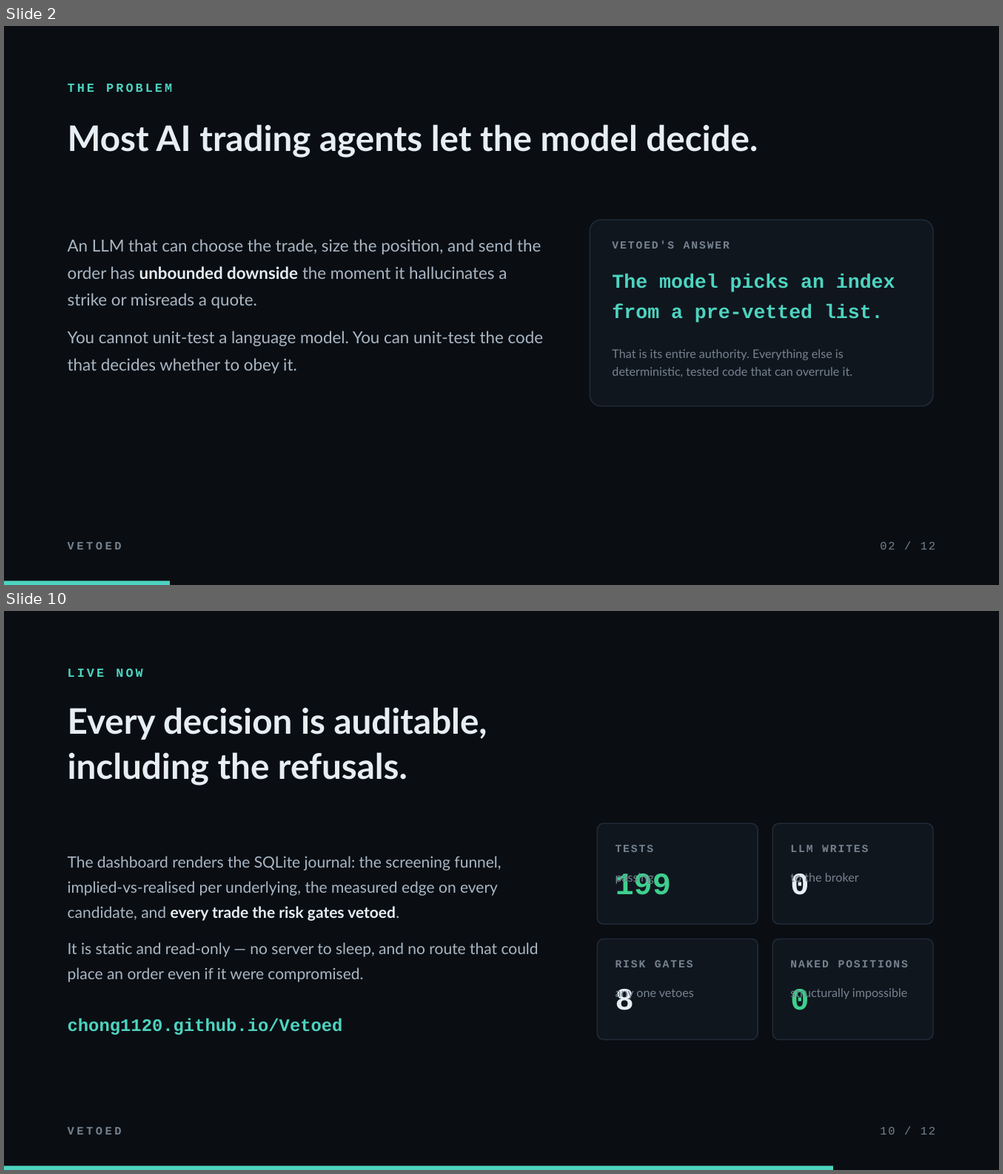
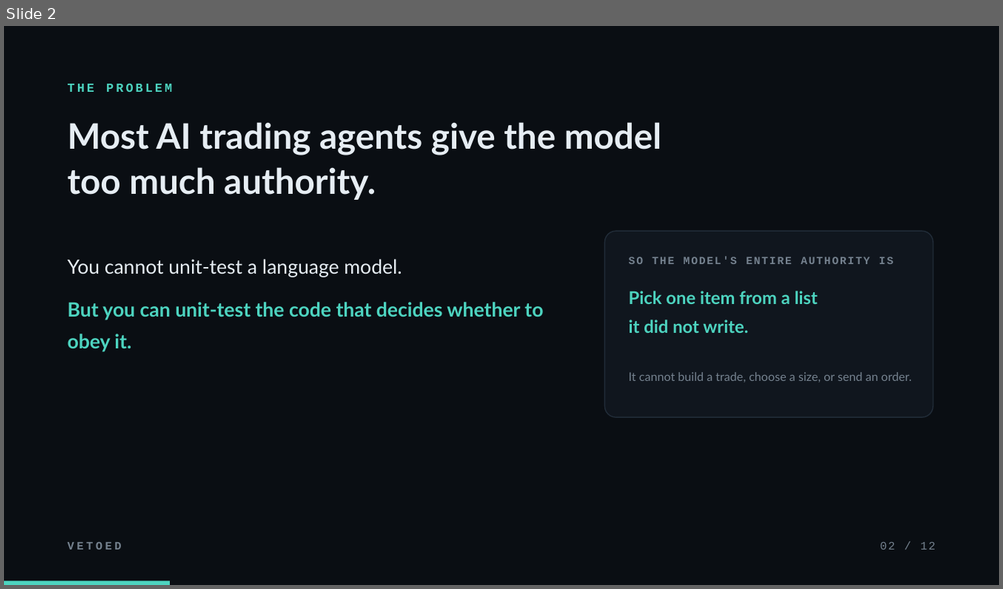
Before and after one commit to Chong1120/Vetoed, a slide deck: Vetoed-deck.pptx. Shown one above the other, each under a label of ours: slides 2 and 10 before the commit, slide 2 after it; the slides between them are not shown. The pictures are 1003x1174 and 1003x589 pixels, drawn with LibreOffice and Linux fonts; fonts in the diff are those of the drawing. Boxes give left, top, right and bottom in pixels: in the first picture for what was removed or moved away, otherwise in the second. Text is boxed around its words. In the diff, an @@ line names an element or a change of style, - is before the commit and + after.

```diff
--- a/Vetoed-deck.pptx
+++ b/Vetoed-deck.pptx
@@ slide 10 removed at <box>4,611,999,1170</box>, background #0A0E13 @@
@@ text removed at <box>68,668,142,677</box> @@
-LIVE NOW
@@ text removed at <box>68,707,487,786</box> @@
-Every decision is auditable,
-including the refusals.
@@ rounded rectangle removed at <box>597,823,757,924</box> @@
@@ rounded rectangle removed at <box>772,823,933,924</box> @@
@@ text removed at <box>615,845,654,852</box> @@
-TESTS
@@ text removed at <box>790,845,868,852</box> @@
-LLM WRITES
@@ text removed at <box>68,856,538,982</box> @@
-The dashboard renders the SQLite journal: the screening funnel, implied-vs-realised per underlying, the measured edge on every candidate, and every trade the risk gates vetoed.
-It is static and read-only — no server to sleep, and no route that could place an order even if it were compromised.
@@ text removed at <box>615,873,671,895</box> @@
-199
@@ text removed at <box>615,873,654,885</box> @@
-passing
@@ text removed at <box>790,874,808,895</box> @@
-0
@@ text removed at <box>790,871,859,885</box> @@
-to the broker
@@ rounded rectangle removed at <box>597,940,757,1040</box> @@
@@ rounded rectangle removed at <box>772,940,933,1040</box> @@
@@ text removed at <box>615,960,693,968</box> @@
-RISK GATES
@@ text removed at <box>790,960,908,968</box> @@
-NAKED POSITIONS
@@ text removed at <box>615,987,694,1000</box> @@
-any one vetoes
@@ text removed at <box>615,989,634,1011</box> @@
-8
@@ text removed at <box>790,989,808,1011</box> @@
-0
@@ text removed at <box>790,988,907,1000</box> @@
-structurally impossible
@@ text removed at <box>68,1018,343,1035</box> @@
-chong1120.github.io/Vetoed
@@ text removed at <box>68,1128,122,1135</box> @@
-VETOED
@@ text removed at <box>879,1128,935,1135</box> @@
-10 / 12
@@ rectangle removed at <box>4,1167,833,1170</box> @@
@@ slide 2 changed as well @@
@@ text at <box>68,122,661,200</box>: text changed @@
-Most AI trading agents let the model decide.
+Most AI trading agents give the model
+too much authority.
@@ rounded rectangle: place and size @@
-rounded rectangle at <box>589,220,933,406</box>
+rounded rectangle at <box>605,231,933,417</box>
@@ text at <box>68,259,543,352</box>: text changed; size 16 to 19 pt; text colour #A9B6C3 to #4DD4C0; bold on @@
-An LLM that can choose the trade, size the position, and send the order has unbounded downside the moment it hallucinates a strike or misreads a quote.
-You cannot unit-test a language model. You can unit-test the code that decides whether to obey it.
+You cannot unit-test a language model.
+But you can unit-test the code that decides whether to obey it.
@@ text at <box>629,256,893,264</box>: text changed @@
-VETOED'S ANSWER
+SO THE MODEL'S ENTIRE AUTHORITY IS
@@ text at <box>629,291,817,333</box>: text changed; size 19 to 17 pt; font Courier New to Lato @@
-The model picks an index
-from a pre-vetted list.
+Pick one item from a list
+it did not write.
@@ text at <box>629,372,911,383</box>: text changed @@
-That is its entire authority. Everything else is deterministic, tested code that can overrule it.
+It cannot build a trade, choose a size, or send an order.
```
Also in this commit, not shown: 4 other slides changed, 7 slides added, 6 other slides removed, 5 other files.
